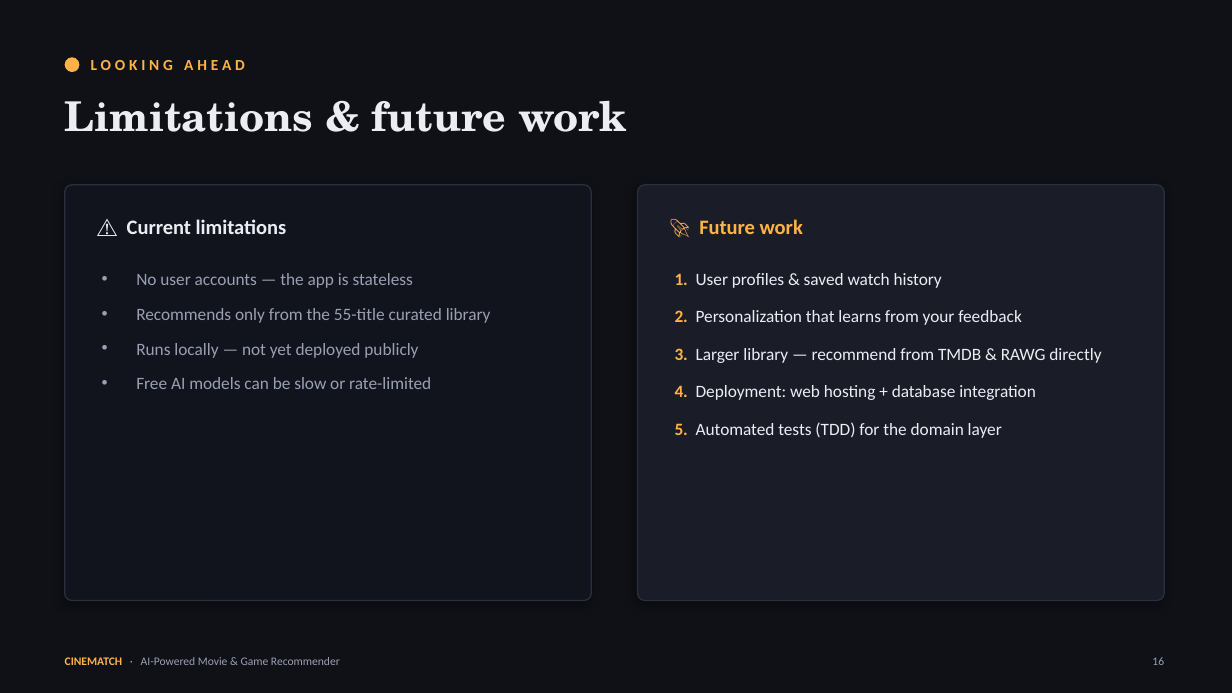
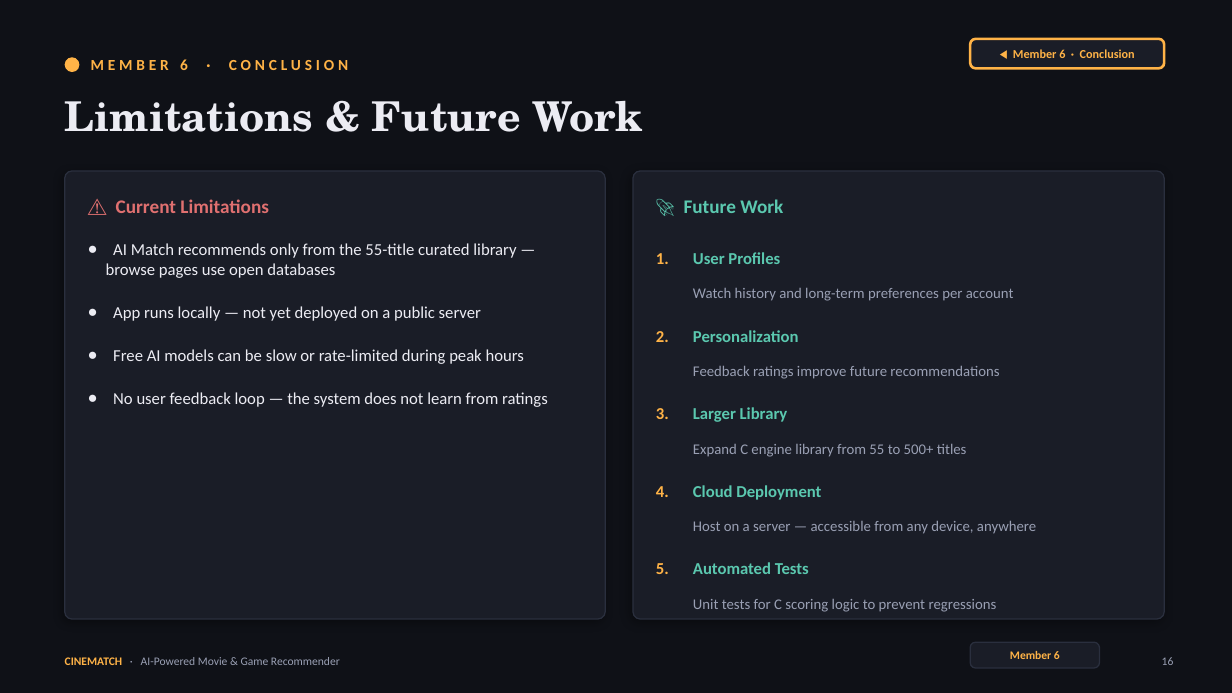
Before and after one commit to zubaydullayevasliddin06-cmd/movie-recommender-c.Asliddin-Ismail-Chae-Hunwoo, a slide deck: slide 16 of deliverables/CINEMATCH-Presentation.pptx. Drawn at 1232x693 pixels with LibreOffice and Linux fonts; fonts in the diff are those of the drawing. Boxes give left, top, right and bottom in pixels: in the first picture for what was removed or moved away, otherwise in the second. Text is boxed around its words. In the diff, an @@ line names an element or a change of style, - is before the commit and + after.

```diff
--- a/deliverables/CINEMATCH-Presentation.pptx
+++ b/deliverables/CINEMATCH-Presentation.pptx
@@ text at [91,59,348,70]: text changed @@
-LOOKING AHEAD
+MEMBER 6 · CONCLUSION
@@ rounded rectangle added at [970,39,1165,68], fill #1A1D27, outline #FFB347 2 pt @@
@@ text added at [1013,49,1135,58], 9.5 pt, text #FFB347, bold @@
+◀ Member 6 · Conclusion
@@ text at [65,100,643,132]: text changed @@
-Limitations & future work
+Limitations & Future Work
@@ rounded rectangle: place and size @@
-rounded rectangle at [65,185,592,601]
+rounded rectangle at [65,171,605,619]
@@ rounded rectangle at [65,171,605,619]: fill #11141D to #1A1D27; proportions changed @@
@@ rounded rectangle: place and size @@
-rounded rectangle at [638,185,1165,601]
+rounded rectangle at [633,171,1165,619]
@@ rounded rectangle at [633,171,1165,619]: proportions changed @@
@@ text at [116,199,269,213]: text changed; size 16 to 15 pt; text colour #ECECF3 to #E07070 @@
-⚠ Current limitations
+⚠ Current Limitations
@@ text at [684,199,783,213]: text changed; size 16 to 15 pt; text colour #FFB347 to #5BC8AF @@
-🚀 Future work
+🚀 Future Work
@@ text at [106,243,548,407]: text changed; size 13.5 to 13 pt; text colour #9AA0B4 to #ECECF3 @@
-• No user accounts — the app is stateless
-• Recommends only from the 55-title curated library
-• Runs locally — not yet deployed publicly
-• Free AI models can be slow or rate-limited
+● AI Match recommends only from the 55-title curated library — browse pages use open databases
+● App runs locally — not yet deployed on a public server
+● Free AI models can be slow or rate-limited during peak hours
+● No user feedback loop — the system does not learn from ratings
@@ text added at [656,253,669,264], 13 pt, text #FFB347, bold @@
+1.
@@ text added at [693,252,780,264], 13 pt, text #5BC8AF, bold @@
+User Profiles
@@ text removed at [675,273,1101,438] @@
-1. User profiles & saved watch history
-2. Personalization that learns from your feedback
-3. Larger library — recommend from TMDB & RAWG directly
-4. Deployment: web hosting + database integration
-5. Automated tests (TDD) for the domain layer
@@ text added at [693,288,1014,301], 11.5 pt, text #9AA0B4 @@
+Watch history and long-term preferences per account
@@ text added at [656,331,669,342], 13 pt, text #FFB347, bold @@
+2.
@@ text added at [693,330,799,342], 13 pt, text #5BC8AF, bold @@
+Personalization
@@ text added at [693,366,999,379], 11.5 pt, text #9AA0B4 @@
+Feedback ratings improve future recommendations
@@ text added at [656,408,669,419], 13 pt, text #FFB347, bold @@
+3.
@@ text added at [693,407,788,422], 13 pt, text #5BC8AF, bold @@
+Larger Library
@@ text added at [693,444,967,457], 11.5 pt, text #9AA0B4 @@
+Expand C engine library from 55 to 500+ titles
@@ text added at [656,486,669,497], 13 pt, text #FFB347, bold @@
+4.
@@ text added at [693,485,821,500], 13 pt, text #5BC8AF, bold @@
+Cloud Deployment
@@ text added at [693,521,1036,534], 11.5 pt, text #9AA0B4 @@
+Host on a server — accessible from any device, anywhere
@@ text added at [656,563,669,574], 13 pt, text #FFB347, bold @@
+5.
@@ text added at [693,562,809,574], 13 pt, text #5BC8AF, bold @@
+Automated Tests
@@ text added at [693,599,997,612], 11.5 pt, text #9AA0B4 @@
+Unit tests for C scoring logic to prevent regressions
@@ rounded rectangle added at [970,642,1100,668], fill #1A1D27, outline #2A2F3E 1 pt @@
@@ text added at [1010,651,1060,659], 9 pt, text #FFB347, bold @@
+Member 6
@@ text "16": place and size @@
-text "16" at [1152,657,1164,665]
+text "16" at [1162,657,1174,665]
```
Also in this commit, not shown: 5 other slides changed, 11 slides added, 11 slides removed, 5 other files.
